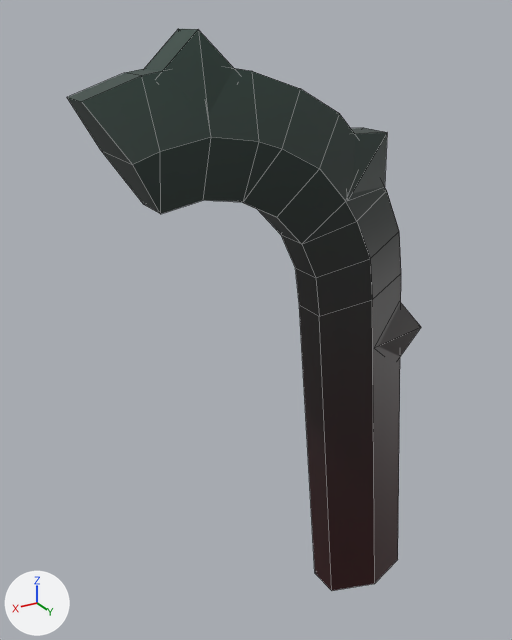
One commit to the FBX model The Demon King/Assets/Art/Props/SM_Arch_Small_02.fbx: the scene before it, then after it.
The view is the same before and after, from a camera (50 mm lens) standing at (1.86, 3.84, 4.57) and looking at (-0.5, -0.11, 2.6). Arrows for +X, +Y and +Z are at lower left; the lights stay in place. Mesh edges are drawn as thin lines. Where no turn or scale is listed for an object, it has been applied to the vertices.

Objects in the first picture: 'SM_Arch_Small_02'.
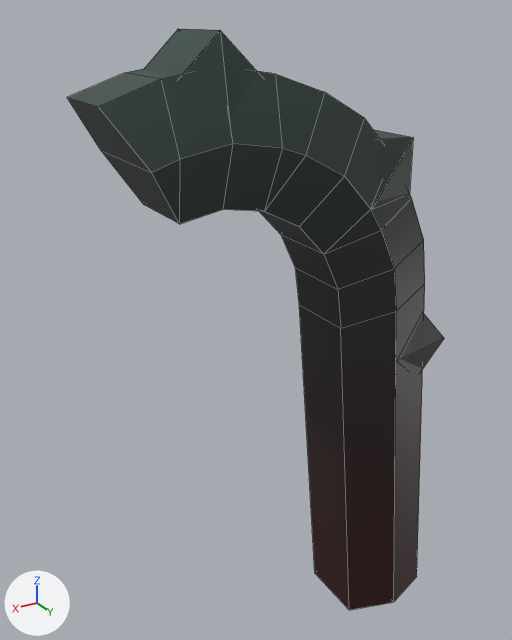
The newer file is also turned or shifted as a whole; pictures and numbers use the older file's frame.

Pixel boxes [x1, y1, x2, y2] of what changed, in the pictures (512 x 640 px):
'SM_Arch_Small_02', reshaped (6% wider): before [67, 29, 421, 591]; after [67, 29, 444, 610]

What changed in the scene script:
```text
Change me_mesh:
    where me_mesh.from_pydata(...)  # 84 vertices, 85 faces; spans x -1.88..0.68, y -0.25..0.25, z 0.0..4.5
    used by ob_sm_arch_small_02; location = (0.0, 0.0, 0.0)
    me_mesh part 1: all 42 vertices in x -1.88..0.68, y 0.12..0.25, z 0.0..4.5 are moved by (0.0, 0.25, 0.0)
```
